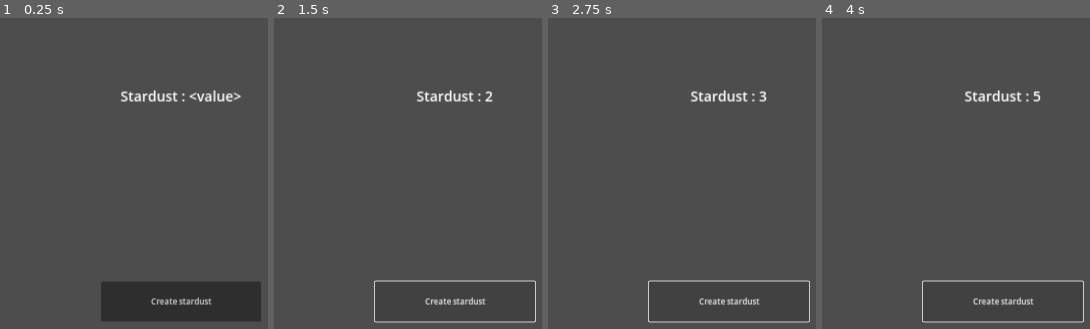
Above: before the commit, frames 1-4 (left to right).
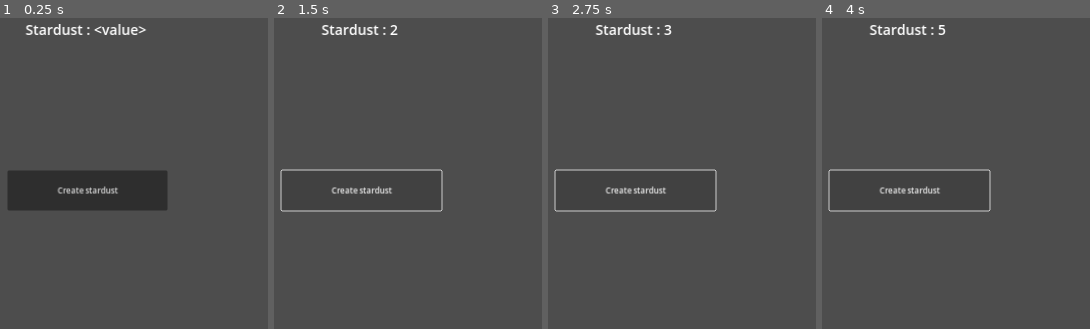
Above: after the commit, the same moments.

Repository: allanjchiang/project_stardust
Game: Godot game, scene res://scenes/prototypes/clicker/prototype_clicker.tscn
The game is run twice, just before and just after one commit, with the same random seed, the same clock (stepped at 60 frames per second) and the same inputs. The project has no main scene, so this scene is started directly.
Inputs:
- Up to frame 1 (0.25 s): no input
- Up to frame 2 (1.5 s): click "Create stardust" at 0.5 s; click "Create stardust" at 1.25 s
- Up to frame 3 (2.75 s): click "Create stardust" at 2 s
- Up to frame 4 (4 s): tap Enter at 2.75 s; tap Space at 3.5 s

The runs differ from the first frame. In frame 1, 16% of the frame differs, in the area x 2-98%, y 1-98%; in frame 2, 3.5%; in frame 3, 3.5%; in frame 4, 3.5%.

Commit message:
Recenter label and button

Diff:
--- a/scenes/prototypes/clicker/prototype_clicker.tscn
+++ b/scenes/prototypes/clicker/prototype_clicker.tscn
@@ -7,10 +7,10 @@
 anchors_preset = 15
 anchor_right = 1.0
 anchor_bottom = 1.0
-offset_left = 188.0
-offset_top = 135.0
-offset_right = 188.0
-offset_bottom = 135.0
+offset_left = -2.0
+offset_top = 2.0
+offset_right = -2.0
+offset_bottom = 2.0
 grow_horizontal = 2
 grow_vertical = 2
 script = ExtResource("1_nbsib")
@@ -21,7 +21,7 @@
 layout_mode = 1
 anchors_preset = 10
 anchor_right = 1.0
-offset_bottom = 23.0
+offset_bottom = 80.0
 grow_horizontal = 2
 theme_type_variation = &"HeaderLarge"
 text = "Stardust : <value>"
@@ -36,10 +36,10 @@
 anchor_top = 0.5
 anchor_right = 0.5
 anchor_bottom = 0.5
-offset_left = -160.0
-offset_top = -40.0
-offset_right = 160.0
-offset_bottom = 40.0
+offset_left = -157.0
+offset_top = -129.0
+offset_right = 163.0
+offset_bottom = -49.0
 grow_horizontal = 2
 grow_vertical = 2
 text = "Create stardust"
